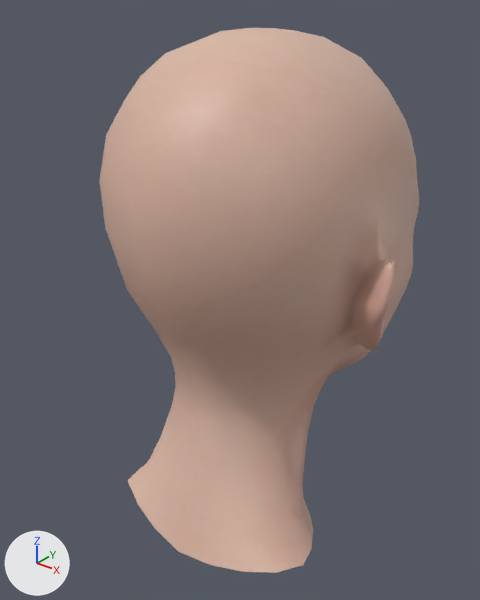
A saved change to the FBX model Assets/FBX/Female_Face.fbx.
Before and after are seen from a camera (50 mm lens) standing at (0.217, -0.281, 0.335) and looking at (-0.006, -0.002, 0.163). Every picture has the same lights, and +X, +Y and +Z are marked at lower left.

Names of what the first picture shows: 'Female'.
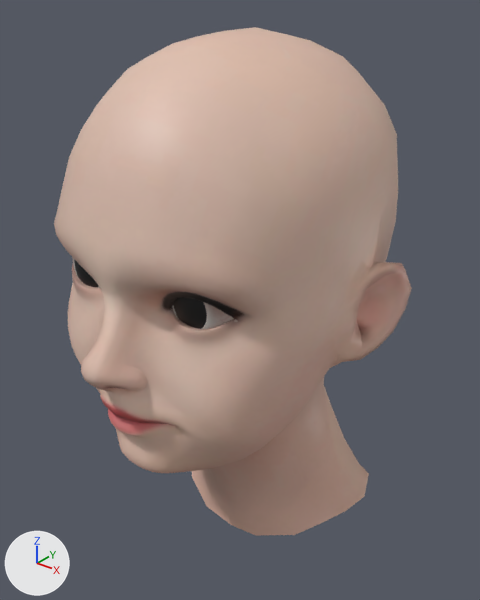
The newer file adds a shape key; the second version is drawn at full value of the shape key 'face1' of 'Female', and the change is written as the vertex moves it makes.

Location of each change, [x1, y1, x2, y2] in pixels of the pictures (480 x 600 px):
'Female', turned: before [99, 28, 419, 573]; after [54, 27, 412, 535]

The edits, one by one:
Object 'Female' (ob_female) turns from (90, 0, 0) to (90, 0, 180) degrees about x, y and z.
